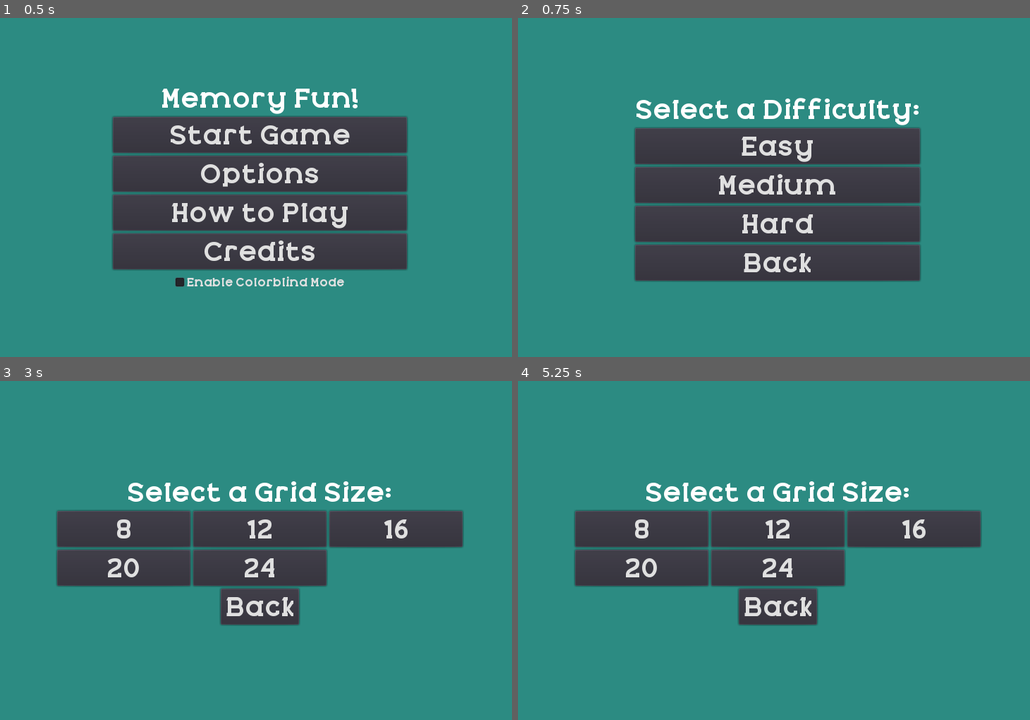
Above: before the commit, frames 1-4 (two rows, left to right).
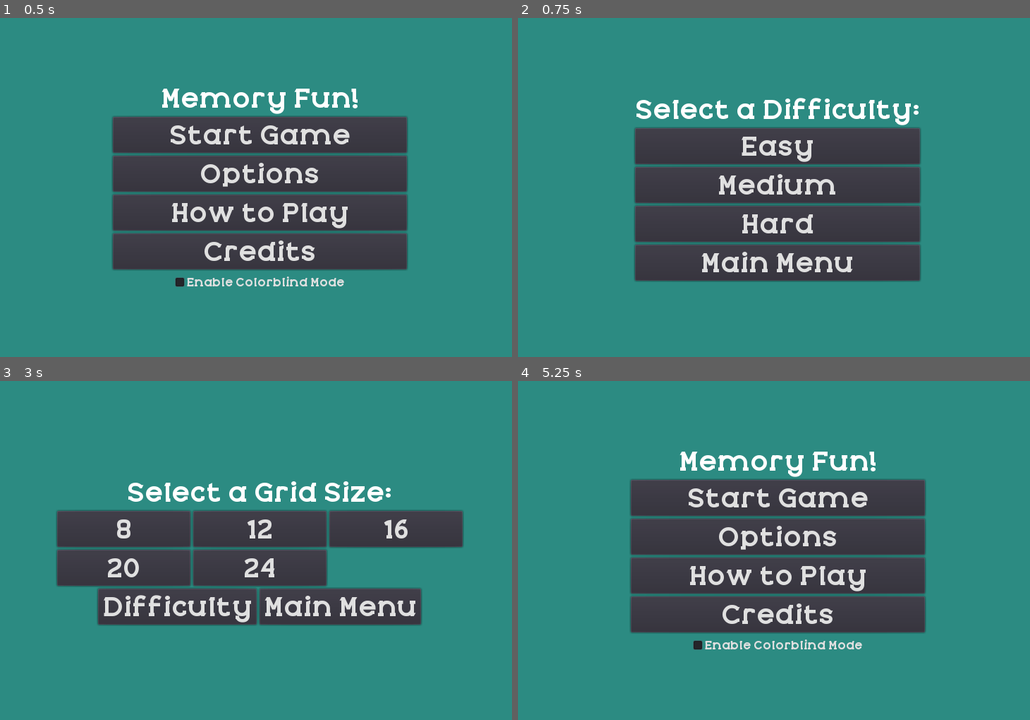
Above: after the commit, the same moments.

Repository: KapFlagon/Memory-Fun
Game: Godot game, scene res://src/screens/StartScreen.tscn
The game is run twice, just before and just after one commit, with the same random seed, the same clock (stepped at 60 frames per second) and the same inputs.
Inputs (mouse positions are in pixels of both pictures, inside the frame that each line leads up to):
- Up to frame 1 (0.5 s): no input
- Up to frame 2 (0.75 s): click "Start Game" at 0.5 s
- Up to frame 3 (3 s): click "Back" (after the commit: "Main Menu") at 1.25 s; click "Start Game" at 2 s; click "Easy" at 2.75 s
- Up to frame 4 (5.25 s): click "Back" (after the commit: "Difficulty") at 3.5 s; click "Easy" at 4.25 s; click (855, 608) at 5 s, where only the run after the commit has a clickable "Main Menu"

Frame 1 is identical in both runs. In frame 2, 0.8% of the frame differs, in the area x 35-66%, y 68-75%; in frame 3, 5.9%; in frame 4, 23%, in the area x 11-91%, y 20-80%.

Commit message:
Tidied up navigation with extra buttons.

Diff:
--- a/src/screens/DifficultySelectionScreen.tscn
+++ b/src/screens/DifficultySelectionScreen.tscn
@@ -74,5 +74,5 @@
 margin_top = 257.0
 margin_right = 404.0
 margin_bottom = 308.0
-text = "Back"
+text = "Main Menu"
 [connection signal="button_up" from="VBox_DifficultySelection/BackButton" to="." method="_on_BackButton_button_up"]
--- a/src/screens/GameOverScreen.gd
+++ b/src/screens/GameOverScreen.gd
@@ -19,3 +19,7 @@
 
 func _on_OptionsButton_options_submitted() -> void:
 	get_node("ColorRect").set_frame_color(PlayerData.get_background_colour())
+
+
+func _on_MainMenuButton_button_up() -> void:
+	get_tree().change_scene("res://src/screens/StartScreen.tscn")
--- a/src/screens/GameOverScreen.tscn
+++ b/src/screens/GameOverScreen.tscn
@@ -40,9 +40,9 @@
 }
 
 [node name="GameOverText" type="Label" parent="VBox"]
-margin_top = 46.0
+margin_top = 19.0
 margin_right = 558.0
-margin_bottom = 91.0
+margin_bottom = 64.0
 text = "You Win! Good Job!"
 align = 1
 __meta__ = {
@@ -50,9 +50,9 @@
 }
 
 [node name="HBoxContainer" type="HBoxContainer" parent="VBox"]
-margin_top = 95.0
+margin_top = 68.0
 margin_right = 558.0
-margin_bottom = 140.0
+margin_bottom = 113.0
 alignment = 1
 
 [node name="StatPrompt" type="Label" parent="VBox/HBoxContainer"]
@@ -68,15 +68,15 @@
 margin_bottom = 45.0
 
 [node name="PlayAgainButton" type="Button" parent="VBox"]
-margin_top = 144.0
+margin_top = 117.0
 margin_right = 558.0
-margin_bottom = 195.0
+margin_bottom = 168.0
 text = "Play again"
 
 [node name="NewVariants" type="Button" parent="VBox"]
-margin_top = 199.0
+margin_top = 172.0
 margin_right = 558.0
-margin_bottom = 250.0
+margin_bottom = 223.0
 text = "Change Grid or Difficulty"
 
 [node name="ExitButton" parent="VBox" instance=ExtResource( 4 )]
@@ -86,12 +86,19 @@
 margin_bottom = 305.0
 
 [node name="OptionsButton" parent="VBox" instance=ExtResource( 5 )]
-margin_top = 254.0
+margin_top = 227.0
 margin_right = 558.0
-margin_bottom = 305.0
+margin_bottom = 278.0
+
+[node name="MainMenuButton" type="Button" parent="VBox"]
+margin_top = 282.0
+margin_right = 558.0
+margin_bottom = 333.0
+text = "Main Menu"
 
 [node name="VictorySound" type="AudioStreamPlayer" parent="."]
 stream = ExtResource( 3 )
 [connection signal="button_up" from="VBox/PlayAgainButton" to="." method="_on_PlayAgainButton_button_up"]
 [connection signal="button_up" from="VBox/NewVariants" to="." method="_on_NewVariants_button_up"]
 [connection signal="options_submitted" from="VBox/OptionsButton" to="." method="_on_OptionsButton_options_submitted"]
+[connection signal="button_up" from="VBox/MainMenuButton" to="." method="_on_MainMenuButton_button_up"]
--- a/src/screens/GridSelectionScreen.gd
+++ b/src/screens/GridSelectionScreen.gd
@@ -38,3 +38,7 @@
 
 func next_scene() -> void:
 	get_tree().change_scene("res://src/screens/GameScreen.tscn")
+
+
+func _on_MainMenu_button_up() -> void:
+	get_tree().change_scene("res://src/screens/StartScreen.tscn")
--- a/src/screens/GridSelectionScreen.tscn
+++ b/src/screens/GridSelectionScreen.tscn
@@ -111,11 +111,24 @@
 size_flags_horizontal = 3
 text = "Custom"
 
-[node name="BackButton" type="Button" parent="VBox_GridSelection"]
-margin_left = 232.0
+[node name="HBoxContainer" type="HBoxContainer" parent="VBox_GridSelection"]
+margin_left = 58.0
 margin_top = 237.0
-margin_right = 343.0
+margin_right = 516.0
 margin_bottom = 288.0
 size_flags_horizontal = 4
-text = "Back"
-[connection signal="button_up" from="VBox_GridSelection/BackButton" to="." method="_on_BackButton_button_up"]
+size_flags_vertical = 4
+
+[node name="BackButton" type="Button" parent="VBox_GridSelection/HBoxContainer"]
+margin_right = 225.0
+margin_bottom = 51.0
+size_flags_horizontal = 3
+text = "Difficulty"
+
+[node name="MainMenu" type="Button" parent="VBox_GridSelection/HBoxContainer"]
+margin_left = 229.0
+margin_right = 458.0
+margin_bottom = 51.0
+text = "Main Menu"
+[connection signal="button_up" from="VBox_GridSelection/HBoxContainer/BackButton" to="." method="_on_BackButton_button_up"]
+[connection signal="button_up" from="VBox_GridSelection/HBoxContainer/MainMenu" to="." method="_on_MainMenu_button_up"]
